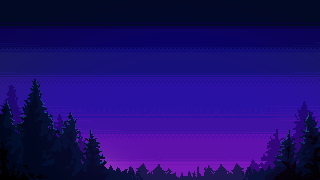
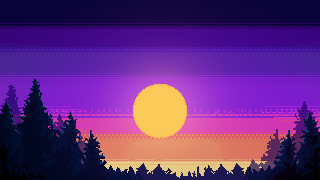
The second 320px x 180px image is a revision of the first. Changes to its layers:
showed "レイヤー 18 のコピー 6" over [133, 84, 187, 138]
showed "レイヤー 27", blend normal → screen over [0, 0, 320, 178]
showed "背景 のコピー 3" over [0, 0, 320, 178]
hid "背景" (2nd of 3, in "背景") over [0, 0, 320, 178]
